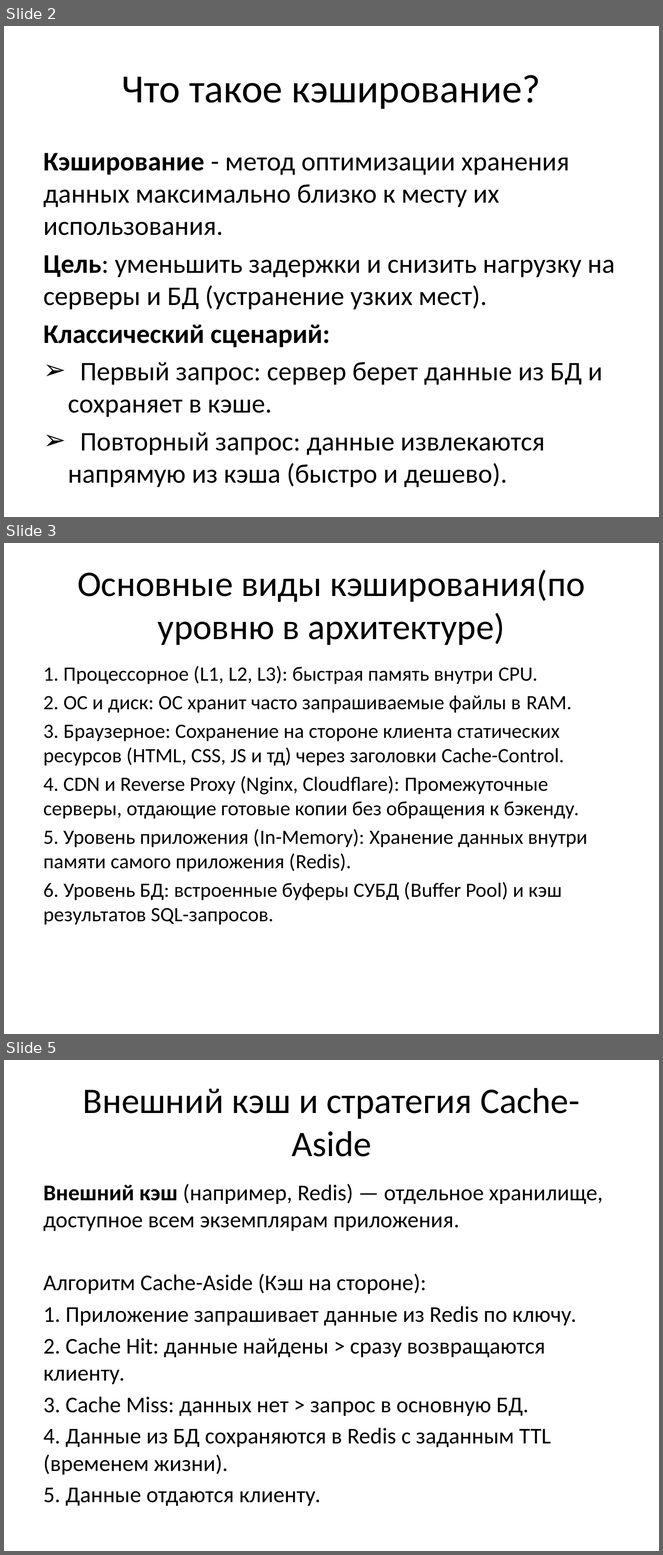
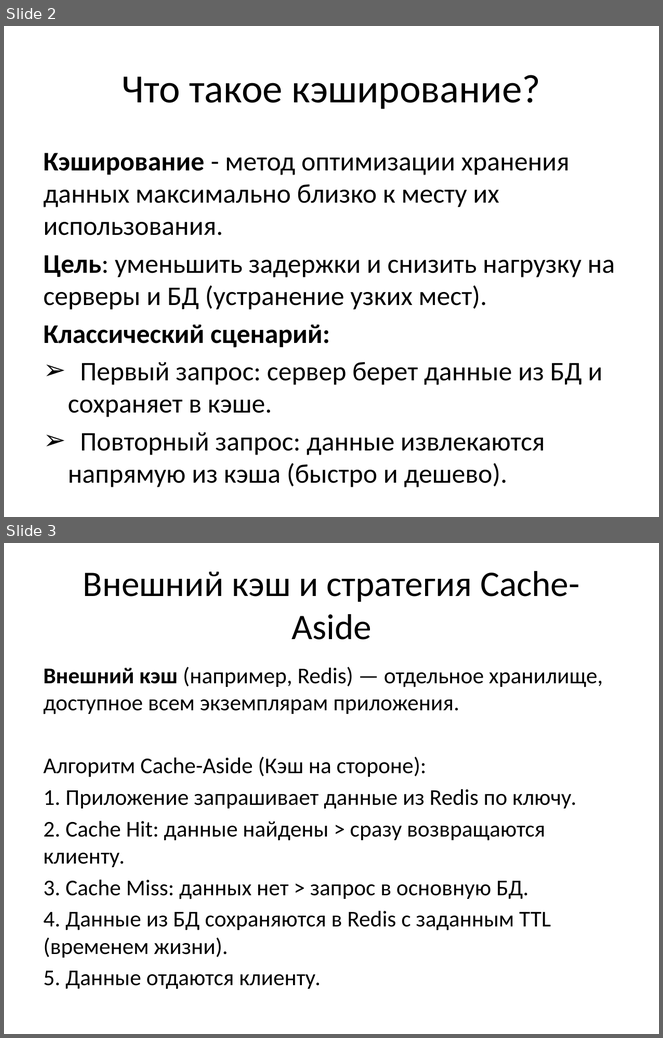
Before and after one commit to Antipindima1/Doklad-Redis, a slide deck: Презентация кэширования.pptx. Shown one above the other, each under a label of ours: slides 2, 3 and 5 before the commit, slides 2 and 3 after it; the slides between them are not shown. The pictures are 663x1555 and 663x1038 pixels, drawn with LibreOffice and Linux fonts; fonts in the diff are those of the drawing; background and template pictures are left out. Boxes give left, top, right and bottom in pixels: in the first picture for what was removed or moved away, otherwise in the second. Text is boxed around its words. In the diff, an @@ line names an element or a change of style, - is before the commit and + after.

```diff
--- a/Презентация кэширования.pptx
+++ b/Презентация кэширования.pptx
@@ slide 3 removed at <box>4,543,659,1034</box>, background picture (left out) @@
@@ title removed at <box>77,570,585,645</box> @@
-Основные виды кэширования(по уровню в архитектуре)
@@ text removed at <box>44,666,587,925</box> @@
-1. Процессорное (L1, L2, L3): быстрая память внутри CPU.
-2. ОС и диск: ОС хранит часто запрашиваемые файлы в RAM.
-3. Браузерное: Сохранение на стороне клиента статических ресурсов (HTML, CSS, JS и тд) через заголовки Cache-Control.
-4. CDN и Reverse Proxy (Nginx, Cloudflare): Промежуточные серверы, отдающие готовые копии без обращения к бэкенду.
-5. Уровень приложения (In-Memory): Хранение данных внутри памяти самого приложения (Redis).
-6. Уровень БД: встроенные буферы СУБД (Buffer Pool) и кэш результатов SQL-запросов.
@@ what was slide 5 is now slide 3 @@
```
Also in this commit, not shown: 6 slides added, 2 other slides removed, 3 other files.
